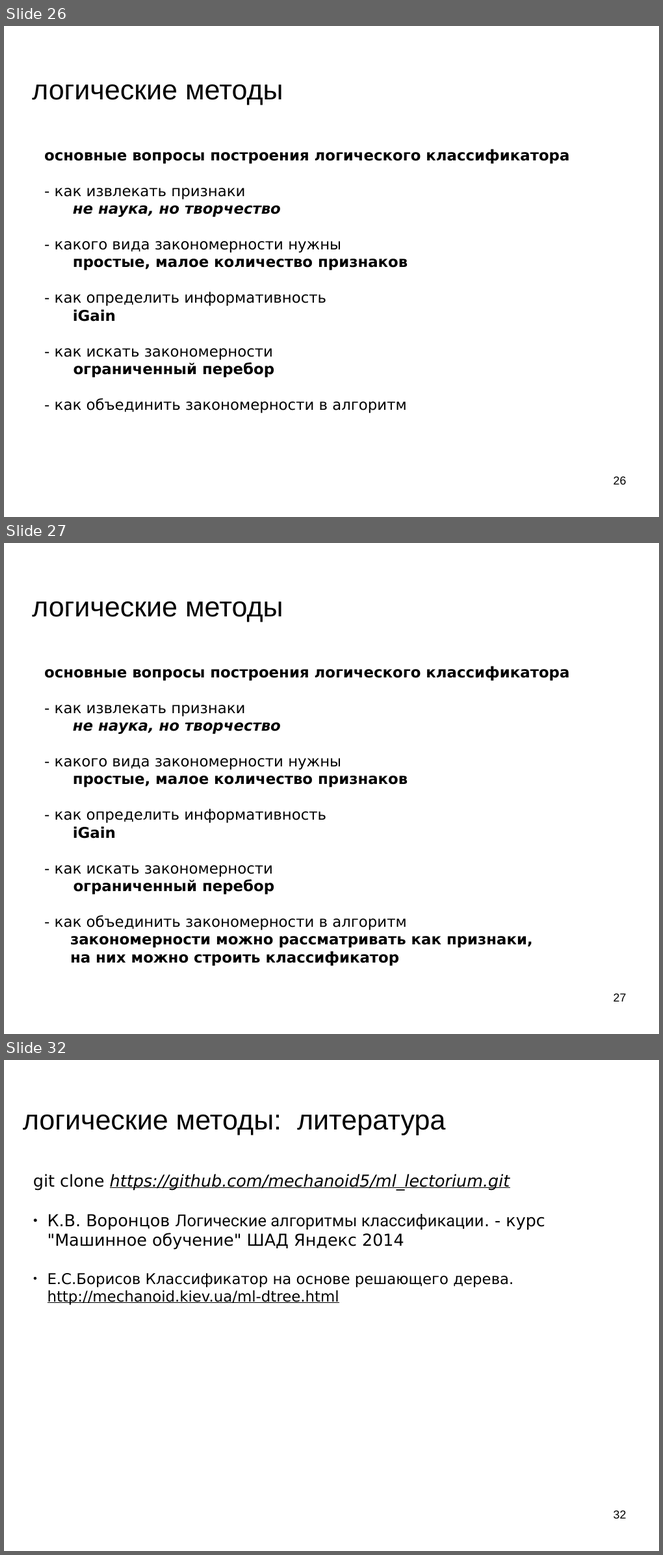
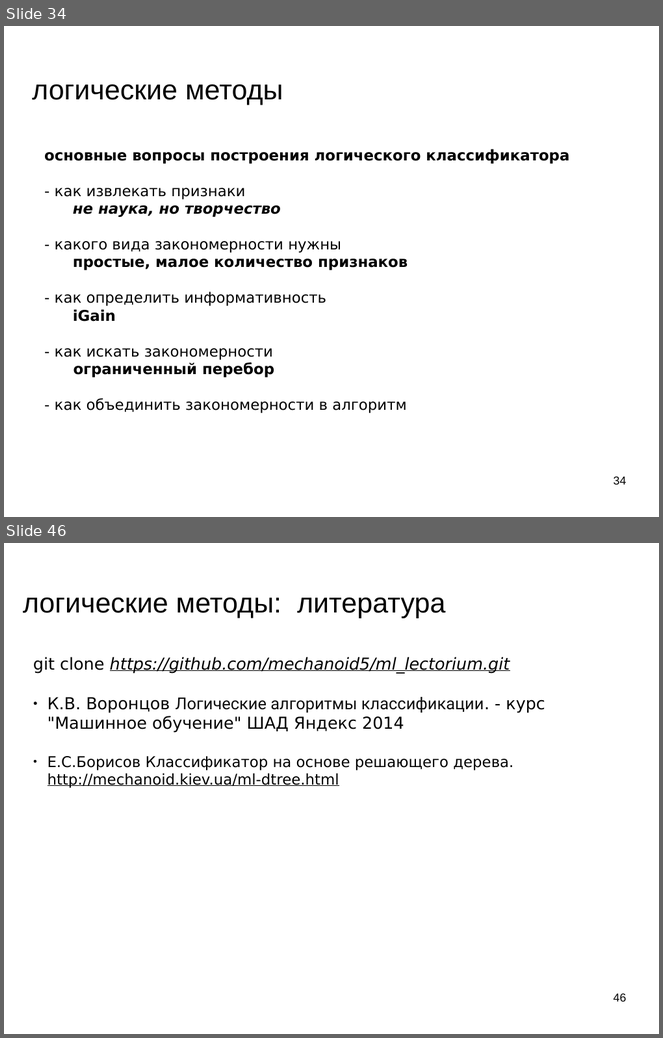
Before and after one commit to mechanoid5/ml_lectorium_legacy, a slide deck: 08-logical.odp. Shown one above the other, each under a label of ours: slides 26, 27 and 32 before the commit, slides 34 and 46 after it; the slides between them are not shown. The pictures are 663x1555 and 663x1038 pixels, drawn with LibreOffice and Linux fonts; fonts in the diff are those of the drawing; background and template pictures are left out. Boxes give left, top, right and bottom in pixels: in the first picture for what was removed or moved away, otherwise in the second. Text is boxed around its words. In the diff, an @@ line names an element or a change of style, - is before the commit and + after.

```diff
--- a/08-logical.odp
+++ b/08-logical.odp
@@ slide 27 removed at [4,543,659,1034], background picture (left out) @@
@@ title removed at [32,601,283,622] @@
-логические методы
@@ text removed at [44,666,570,966] @@
-основные вопросы построения логического классификатора
-- как извлекать признаки
-не наука, но творчество
-- какого вида закономерности нужны
-простые, малое количество признаков
-- как определить информативность
-iGain
-- как искать закономерности
-ограниченный перебор
-- как объединить закономерности в алгоритм
-закономерности можно рассматривать как признаки,
-на них можно строить классификатор
@@ page number removed at [614,993,627,1002] @@
-27
@@ what was slide 26 is now slide 34 @@
@@ page number at [614,476,627,485]: text changed @@
-26
+34
@@ what was slide 32 is now slide 46 @@
@@ page number at [614,993,627,1002]: text changed @@
-32
+46
```
Also in this commit, not shown: 8 slides changed, 15 slides added.
